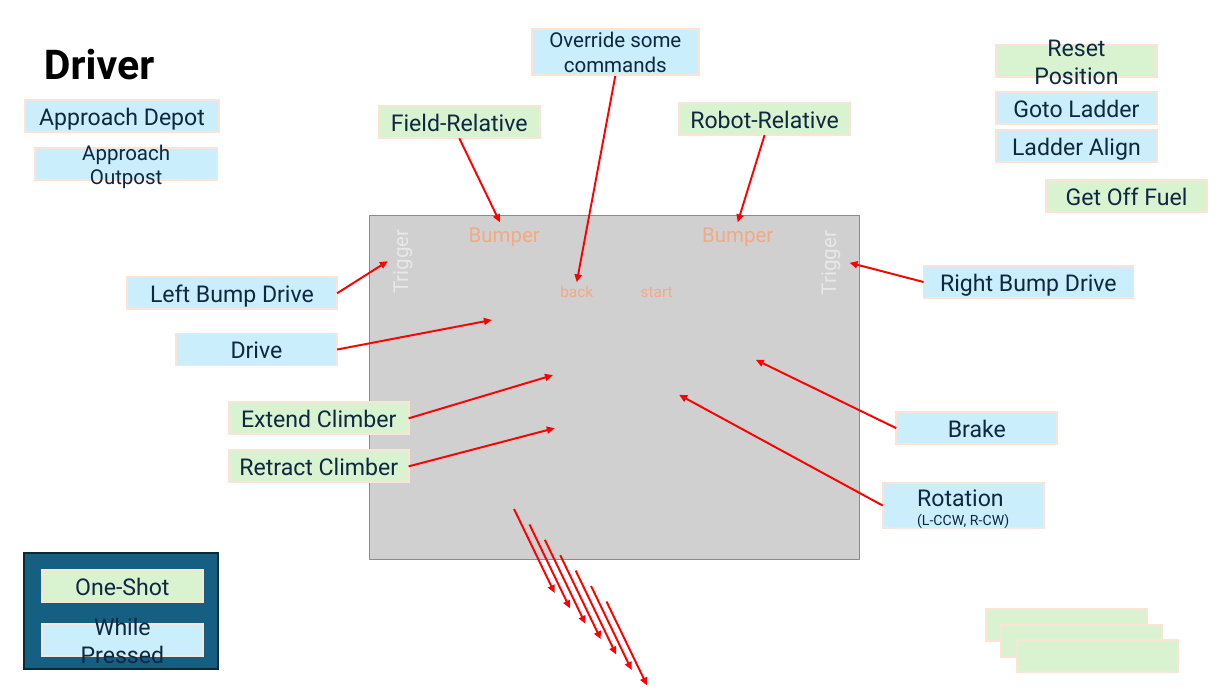
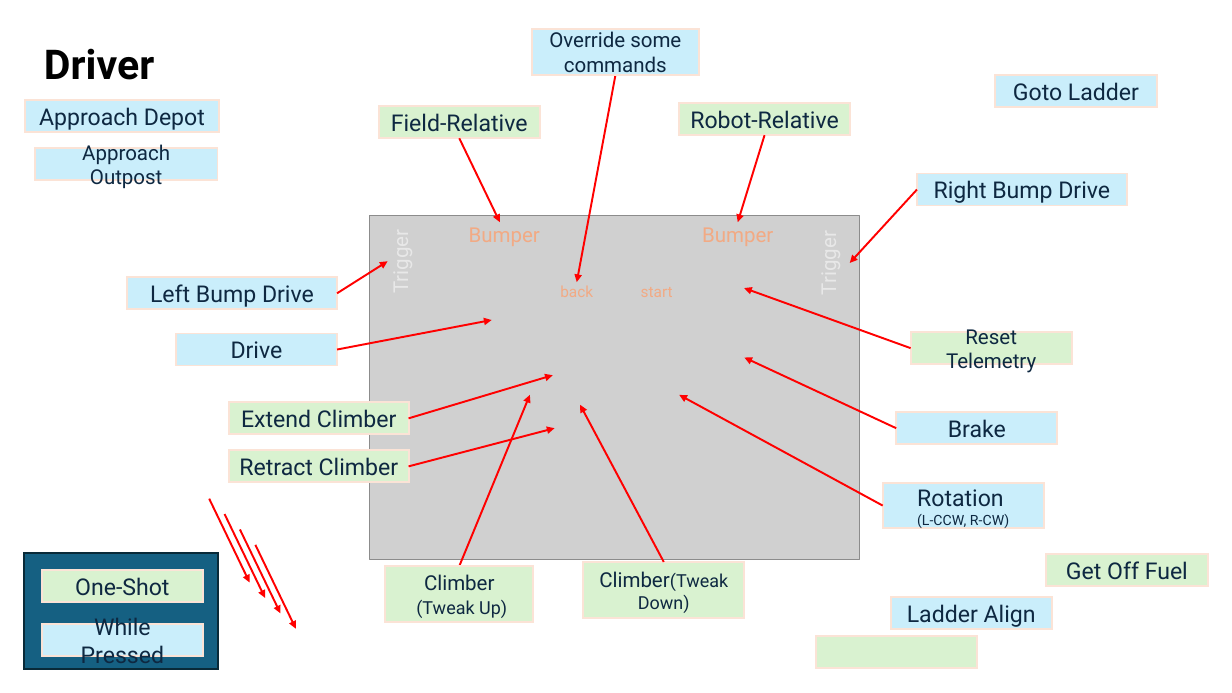
Before and after one commit to 6107/2026-Rebuilt, a slide deck: slide 1 of docs/Controller Mappings & Paths.pptx. Drawn at 1232x693 pixels with LibreOffice and Linux fonts; fonts in the diff are those of the drawing; grey boxes stand for pictures. Boxes give left, top, right and bottom in pixels: in the first picture for what was removed or moved away, otherwise in the second. Text is boxed around its words. In the diff, an @@ line names an element or a change of style, - is before the commit and + after.

```diff
--- a/docs/Controller Mappings & Paths.pptx
+++ b/docs/Controller Mappings & Paths.pptx
@@ rectangle "Goto Ladder": place and size @@
-rectangle "Goto Ladder" at (996, 92, 1157, 125)
+rectangle "Goto Ladder" at (995, 75, 1156, 107)
@@ rectangle "Right Bump Drive": place and size @@
-rectangle "Right Bump Drive" at (924, 266, 1134, 299)
+rectangle "Right Bump Drive" at (917, 174, 1127, 206)
@@ arrow moved from (924, 282) - (850, 263) to (917, 189) - (850, 263) @@
@@ arrow moved from (576, 571) - (616, 654) to (911, 348) - (744, 288) @@
@@ rectangle "Reset Telemetry": place and size @@
-rectangle "Reset Telemetry" at (996, 45, 1157, 78)
+rectangle "Reset Telemetry" at (911, 332, 1072, 364)
@@ text in rectangle at (946, 325, 1036, 374): text changed; size 18 to 16 pt @@
-Reset Position
+Reset Telemetry
@@ arrow moved from (897, 428) - (756, 360) to (897, 428) - (745, 358) @@
@@ arrow moved from (592, 586) - (631, 670) to (459, 567) - (530, 395) @@
@@ arrow moved from (606, 602) - (647, 686) to (664, 562) - (580, 405) @@
@@ 4 arrows: place and size @@
-4 arrows at (514, 509, 601, 640)
+4 arrows at (209, 499, 296, 628)
@@ rectangle added at (385, 567, 534, 622), fill #D9F2D0, outline #FBE3D6 1.5 pt, 14 pt, text #0E2841 @@
+Climber
+(Tweak Up)
@@ rectangle added at (583, 562, 744, 617), fill #D9F2D0, outline #FBE3D6 1.5 pt, 14 pt, text #0E2841 @@
+Climber(Tweak Down)
@@ rectangle "Get Off Fuel": place and size @@
-rectangle "Get Off Fuel" at (1046, 180, 1207, 213)
+rectangle "Get Off Fuel" at (1046, 554, 1207, 586)
@@ rectangle "Ladder Align": place and size @@
-rectangle "Ladder Align" at (996, 130, 1157, 163)
+rectangle "Ladder Align" at (891, 597, 1052, 629)
@@ rectangle removed at (1002, 625, 1163, 657) @@
@@ rectangle: place and size @@
-rectangle at (986, 609, 1147, 641)
+rectangle at (816, 636, 977, 668)
@@ rectangle removed at (1017, 640, 1177, 673) @@
```
Also in this commit, not shown: 5 other files.
